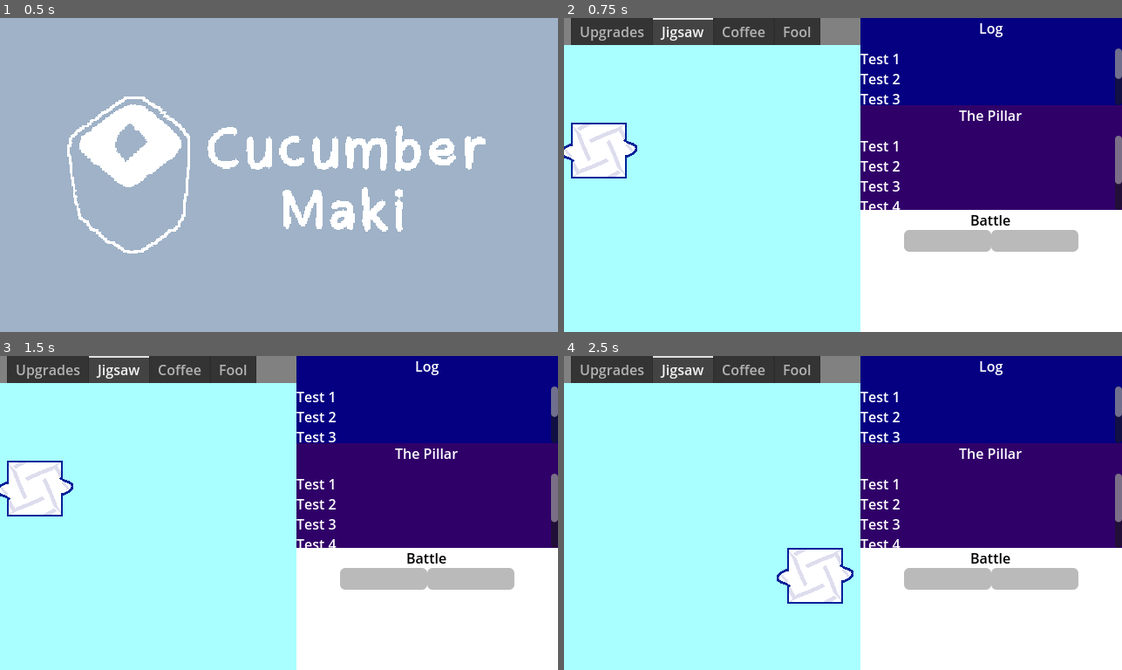
Above: before the commit, frames 1-4 (two rows, left to right).
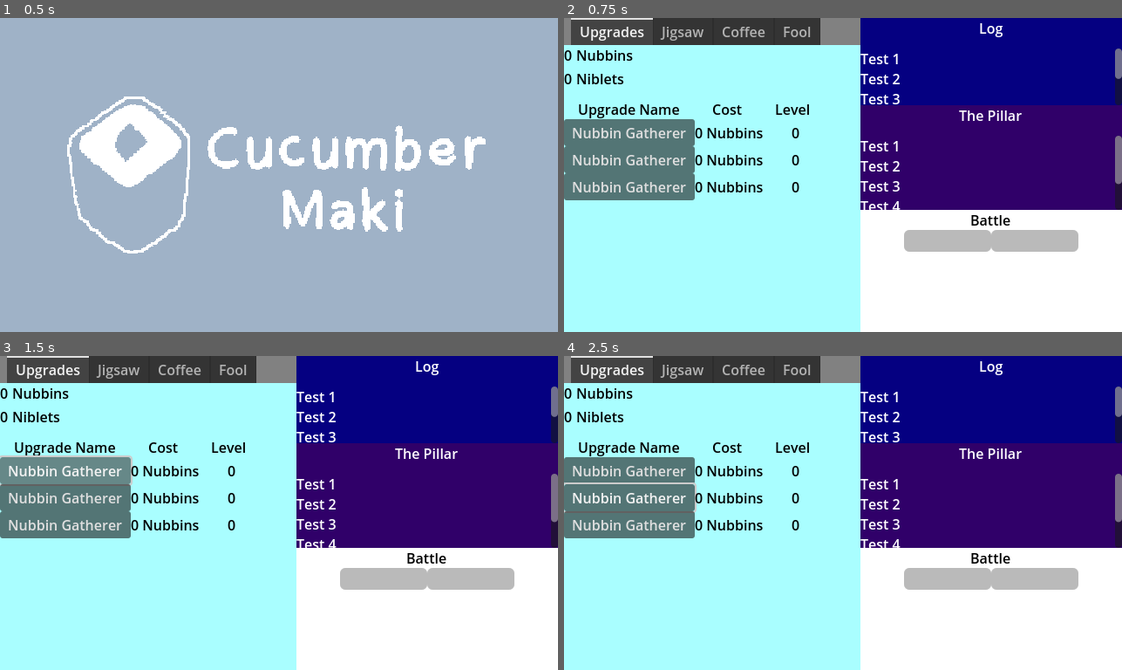
Above: after the commit, the same moments.

Repository: Cucumber-Maki/gmtk-2025
Game: Godot game, scene res://scenes/splashScreen/splashScreen.tscn
Two runs of this game, one before a commit and one after it. Both use one fixed random seed, a clock stepped at 60 frames per second and the inputs below.
Inputs (mouse positions are in pixels of both pictures, inside the frame that each line leads up to):
- Up to frame 1 (0.5 s): no input
- Up to frame 2 (0.75 s): tap Enter at 0.5 s; move the mouse to (965, 159) at 0.52 s; click (965, 159) at 0.67 s
- Up to frame 3 (1.5 s): click (66, 472) at 1.25 s, where only the run after the commit has a clickable "Nubbin Gatherer"
- Up to frame 4 (2.5 s): tap F5 (game_restart) at 2 s; drag from (597, 487) to (815, 575) at 2.02 s

Frame 1 is identical in both runs. In frame 2, 8.1% of the frame differs, in the area x 0-44%, y 0-59%; in frame 3, 8.2%; in frame 4, 10%, in the area x 0-52%, y 0-79%.

Commit message:
wip: add prefab for upgrade menu rows

Diff:
--- /dev/null
+++ b/assets/menus/upgradePage/upgradeRow.gd
@@ -0,0 +1,11 @@
+extends HBoxContainer
+
+enum UpgradeResource{
+	Nubbin,
+	Niblet,
+}
+@export_category("Upgrade Details")
+@export var buttonName : String = "Name Goes Here";
+@export var buttonHoverDescription : String = "Description";
+@export var requiredResource : UpgradeResource;
+@export var costMultiplier : float = 1.07;
--- /dev/null
+++ b/assets/menus/upgradePage/upgradeRow.tscn
@@ -0,0 +1,24 @@
+[gd_scene load_steps=2 format=3 uid="uid://2ac3swjdcvyg"]
+
+[ext_resource type="Script" uid="uid://ld8u7p0l8sf4" path="res://assets/menus/upgradePage/upgradeRow.gd" id="1_trnb3"]
+
+[node name="UpgradeRow" type="HBoxContainer"]
+script = ExtResource("1_trnb3")
+
+[node name="Button" type="Button" parent="."]
+custom_minimum_size = Vector2(150, 0)
+layout_mode = 2
+text = "Nubbin Gatherer"
+
+[node name="Cost" type="Label" parent="."]
+custom_minimum_size = Vector2(75, 0)
+layout_mode = 2
+theme_override_colors/font_color = Color(0, 0, 0, 1)
+text = "0 Nubbins"
+
+[node name="Level" type="Label" parent="."]
+custom_minimum_size = Vector2(75, 0)
+layout_mode = 2
+theme_override_colors/font_color = Color(0, 0, 0, 1)
+text = "0"
+horizontal_alignment = 1
--- a/scenes/game/game.tscn
+++ b/scenes/game/game.tscn
@@ -1,5 +1,6 @@
-[gd_scene load_steps=4 format=3 uid="uid://cea0kc0y5xkmo"]
-
+[gd_scene load_steps=5 format=3 uid="uid://cea0kc0y5xkmo"]
+
+[ext_resource type="PackedScene" uid="uid://2ac3swjdcvyg" path="res://assets/menus/upgradePage/upgradeRow.tscn" id="1_0sr1o"]
 [ext_resource type="PackedScene" uid="uid://43nivlwe34mu" path="res://assets/game/jigsawPiece/jigsawPieceBase.tscn" id="2_0sr1o"]
 [ext_resource type="Script" uid="uid://ccqvnjjr3awv1" path="res://scenes/game/hand.gd" id="3_0sr1o"]
 
@@ -33,10 +34,9 @@
 [node name="UpgradePanel" type="TabContainer" parent="CanvasLayer/HSplitContainer"]
 custom_minimum_size = Vector2(340, 0)
 layout_mode = 2
-current_tab = 1
+current_tab = 0
 
 [node name="Upgrades" type="ColorRect" parent="CanvasLayer/HSplitContainer/UpgradePanel"]
-visible = false
 layout_mode = 2
 mouse_filter = 1
 color = Color(0.661453, 0.995601, 1, 1)
@@ -49,11 +49,72 @@
 anchor_bottom = 1.0
 grow_horizontal = 2
 grow_vertical = 2
-
-[node name="ItemList" type="ItemList" parent="CanvasLayer/HSplitContainer/UpgradePanel/Upgrades/VSplitContainer"]
+dragging_enabled = false
+
+[node name="ResourceCounts" type="GridContainer" parent="CanvasLayer/HSplitContainer/UpgradePanel/Upgrades/VSplitContainer"]
+layout_mode = 2
+columns = 2
+
+[node name="NubbinsNumber" type="Label" parent="CanvasLayer/HSplitContainer/UpgradePanel/Upgrades/VSplitContainer/ResourceCounts"]
+layout_mode = 2
+theme_override_colors/font_color = Color(0, 0, 0, 1)
+text = "0"
+horizontal_alignment = 1
+
+[node name="NubbinsLabel" type="Label" parent="CanvasLayer/HSplitContainer/UpgradePanel/Upgrades/VSplitContainer/ResourceCounts"]
+layout_mode = 2
+theme_override_colors/font_color = Color(0, 0, 0, 1)
+text = "Nubbins"
+
+[node name="NibletsNumber" type="Label" parent="CanvasLayer/HSplitContainer/UpgradePanel/Upgrades/VSplitContainer/ResourceCounts"]
+layout_mode = 2
+theme_override_colors/font_color = Color(0, 0, 0, 1)
+text = "0"
+horizontal_alignment = 1
+
+[node name="NibletsLabel" type="Label" parent="CanvasLayer/HSplitContainer/UpgradePanel/Upgrades/VSplitContainer/ResourceCounts"]
+layout_mode = 2
+theme_override_colors/font_color = Color(0, 0, 0, 1)
+text = "Niblets"
+
+[node name="UpgradeButtons" type="VBoxContainer" parent="CanvasLayer/HSplitContainer/UpgradePanel/Upgrades/VSplitContainer"]
+layout_mode = 2
+
+[node name="UpgradeRowTitle" type="HBoxContainer" parent="CanvasLayer/HSplitContainer/UpgradePanel/Upgrades/VSplitContainer/UpgradeButtons"]
+layout_mode = 2
+
+[node name="Label3" type="Label" parent="CanvasLayer/HSplitContainer/UpgradePanel/Upgrades/VSplitContainer/UpgradeButtons/UpgradeRowTitle"]
+custom_minimum_size = Vector2(150, 0)
+layout_mode = 2
+theme_override_colors/font_color = Color(0, 0, 0, 1)
+text = "Upgrade Name"
+horizontal_alignment = 1
+
+[node name="Label2" type="Label" parent="CanvasLayer/HSplitContainer/UpgradePanel/Upgrades/VSplitContainer/UpgradeButtons/UpgradeRowTitle"]
+custom_minimum_size = Vector2(75, 0)
+layout_mode = 2
+theme_override_colors/font_color = Color(0, 0, 0, 1)
+text = "Cost"
+horizontal_alignment = 1
+
+[node name="Label" type="Label" parent="CanvasLayer/HSplitContainer/UpgradePanel/Upgrades/VSplitContainer/UpgradeButtons/UpgradeRowTitle"]
+custom_minimum_size = Vector2(75, 0)
+layout_mode = 2
+theme_override_colors/font_color = Color(0, 0, 0, 1)
+text = "Level"
+horizontal_alignment = 1
+
+[node name="UpgradeRow" parent="CanvasLayer/HSplitContainer/UpgradePanel/Upgrades/VSplitContainer/UpgradeButtons" instance=ExtResource("1_0sr1o")]
+layout_mode = 2
+
+[node name="UpgradeRow2" parent="CanvasLayer/HSplitContainer/UpgradePanel/Upgrades/VSplitContainer/UpgradeButtons" instance=ExtResource("1_0sr1o")]
+layout_mode = 2
+
+[node name="UpgradeRow3" parent="CanvasLayer/HSplitContainer/UpgradePanel/Upgrades/VSplitContainer/UpgradeButtons" instance=ExtResource("1_0sr1o")]
 layout_mode = 2
 
 [node name="Jigsaw" type="ColorRect" parent="CanvasLayer/HSplitContainer/UpgradePanel"]
+visible = false
 layout_mode = 2
 mouse_filter = 1
 color = Color(0.661453, 0.995601, 1, 1)
Not shown, added: assets/menus/upgradePage/upgradeRow.gd.uid
